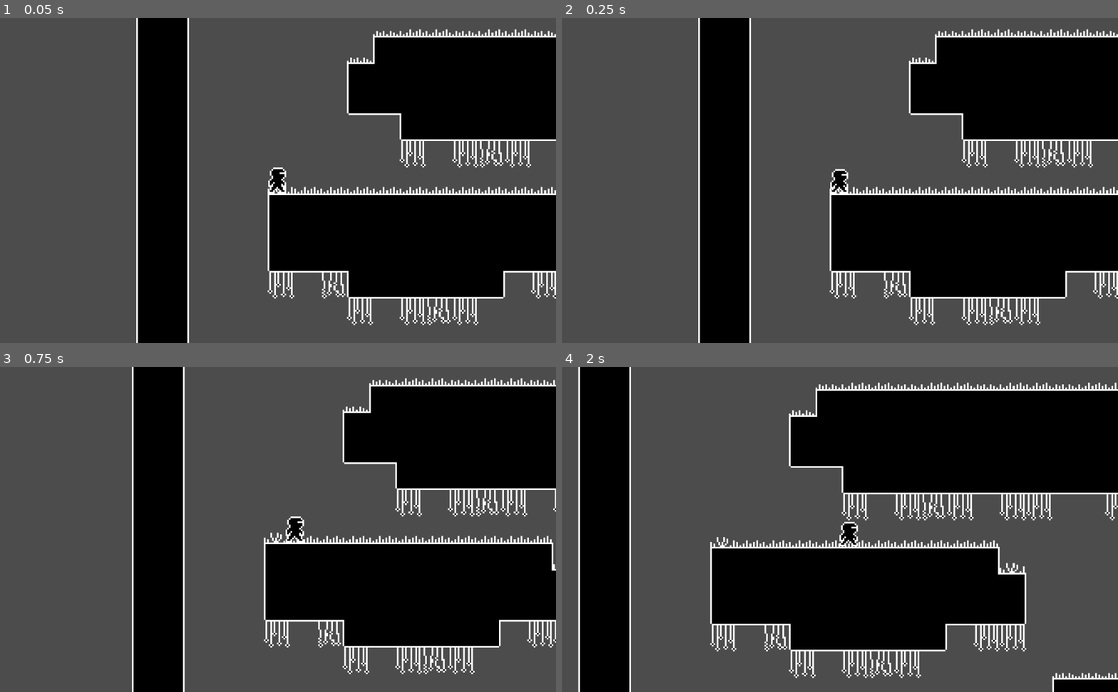
Above: before the commit, frames 1-4 (two rows, left to right).
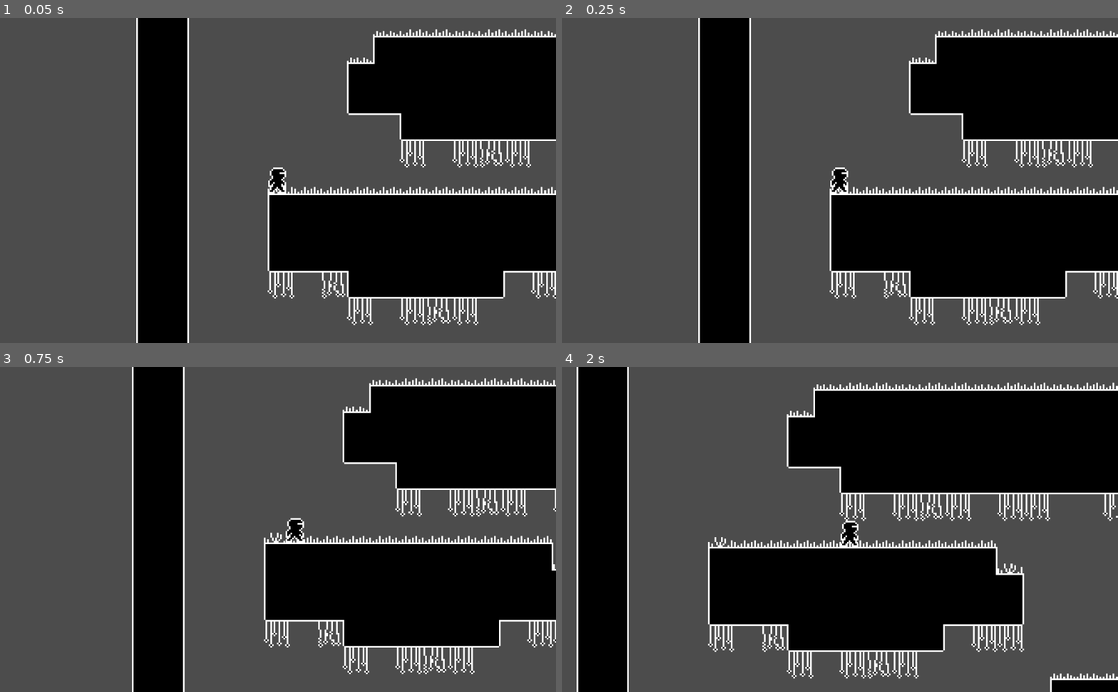
Above: after the commit, the same moments.

Repository: Boyquotes/nuclear-fusion-godot
Game: Godot game, scene res://levels/Level1.tscn
The game is run twice, just before and just after one commit, with the same random seed, the same clock (stepped at 60 frames per second) and the same inputs. The project has no main scene, so this scene is started directly.
Inputs:
- Up to frame 1 (0.05 s): no input
- Up to frame 2 (0.25 s): no input
- Up to frame 3 (0.75 s): hold D (right) from 0.53 s (still down)
- Up to frame 4 (2 s): tap Space (jump) at 0.77, 1.52 s; release D (right) at 1.28 s; hold S (down) from 1.28 s (still down)

Frame 1 is identical in both runs. In frame 2, less than 0.1% of the frame differs, in the area x 48-52%, y 45-53%; in frame 3, less than 0.1%; in frame 4, 8.5%, in the area x 2-100%, y 0-100%.

Commit message:
adjusted floor raycast

Diff:
--- a/actors/Player.tscn
+++ b/actors/Player.tscn
@@ -76,7 +76,6 @@
 [node name="AnimatedSprite" type="AnimatedSprite" parent="."]
 frames = SubResource( 7 )
 animation = "idle"
-frame = 1
 playing = true
 
 [node name="CollisionShape2D" type="CollisionShape2D" parent="."]
@@ -89,12 +88,14 @@
 position = Vector2( -3, 7.5 )
 scale = Vector2( 0.1, 0.1 )
 enabled = true
+cast_to = Vector2( 0, 16 )
 collision_mask = 8
 
 [node name="RayCast2D2" type="RayCast2D" parent="FloorRaycasts"]
 position = Vector2( 3, 7.5 )
 scale = Vector2( 0.1, 0.1 )
 enabled = true
+cast_to = Vector2( 0, 16 )
 collision_mask = 8
 
 [node name="WallRaycasts" type="Node2D" parent="."]
